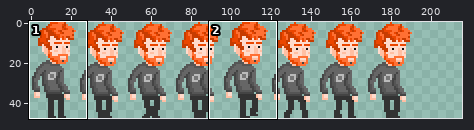
Edited in one commit: sprite sheet (pfp-game/platforms/browser/www/img/level-0-character-walk.png). Above, an overview of the earlier version with the close-up marked.
Close-up. First the earlier version:
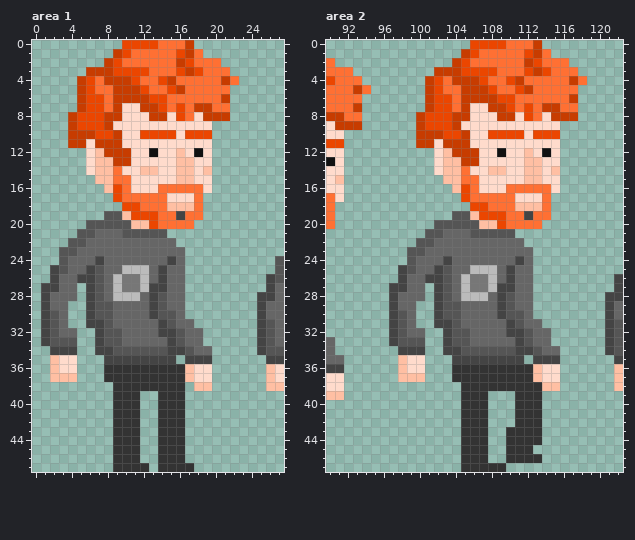
The file is 192x48 pixels. Shown: area 1: x 0..27, y 0..47; area 2: x 90..122, y 0..47. The old version is drawn lined up with the new one, on the new canvas. The commit also changed other parts of the picture, which this record leaves out.
After:
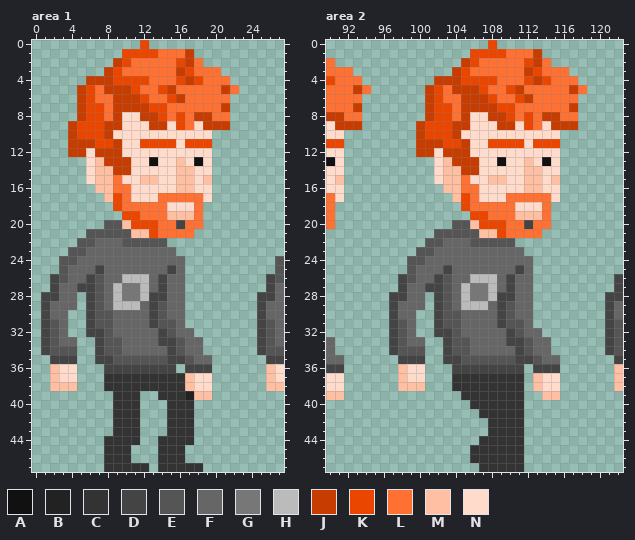
Palette (. is transparent): A #111111  B #222222  C #333333  D #444444  E #555555  F #666666  G #777777  H #bbbbbb  J #c73c00  K #eb4600  L #ff7033  M #ffbfa3  N #ffdbcc
From old to new:
canvas 192x48 -> 216x48
Changed rows in their new state; - is an unchanged pixel.
Area 1:
first column x 1:
 0 ---------..-.....-----
 1 --------.-KKK--L-.----
 2 -------.JK-----KJ-..--
 3 -----..--LLL---JKL--.-
 4 ----.JJ-KK-K-LLKJK--L.
 5 -------J--KL-KJL----JL
 6 ------L----KLLKJ----L-
 7 ---------JJ-K--L-LL-J-
 8 ---.J--L---J-KL--J-LL-
 9 --------J---JJ-KL-JJJ-
10 ----KK-JN--NNNN-NNN---
11 -----JKK---KKKK-KKK---
12 ---JJ-J--N--N--N-N----
13 -------J----A---NA----
14 --------JJ-NN-----N---
15 -----N---N-MM-----M---
16 ------M-L----NNMMN----
17 -------M--NNN-LLL-N---
18 --------KLL---NNN-----
19 -------..K-LL-MMM-----
20 -----..--MKK---D-L----
21 ----.-EEE-MMKLLLL-----
22 ---.-E---EEEEE.-------
23 --.-E----------.------
24 ---E--F-------F-------
25 -.---FD--FFF-FD-------
26 --E-F---FHH-----------
27 .---D-------F---------
28 -D-------GGH-D--------
29 ---F---FHHH-----------
30 -F------------F-------
31 ------E-----DE--.-----
32 ---.-D--F-----EF-.----
33 --FF---------D--------
34 DEEE---E-FFFFF-EF-.---
35 -DDD--D-EEEEEE-DEFF---
36 -------DDDDDDDD.DDD---
37 --NN------------------
38 -MMM---C--------MNN---
39 ----------------BMM---
40 -------------.--C-----
41 -------------.--C-----
42 -------------.--C-----
43 -------------.--C-----
44 -------C--------C-----
45 -------C--.-----------
46 -------C--.-----------
47 -------C---------C----
Area 2:
first column x 97:
 0 ---------..-.....-----
 1 --------.-KKK--L-.----
 2 -------.JK-----KJ-..--
 3 -----..--LLL---JKL--.-
 4 ----.JJ-KK-K-LLKJK--L.
 5 -------J--KL-KJL----JL
 6 ------L----KLLKJ----L-
 7 ---------JJ-K--L-LL-J-
 8 ---.J--L---J-KL--J-LL-
 9 --------J---JJ-KL-JJJ-
10 ----KK-JN--NNNN-NNN---
11 -----JKK---KKKK-KKK---
12 ---JJ-J--N--N--N-N----
13 -------J----A---NA----
14 --------JJ-NN-----N---
15 -----N---N-MM-----M---
16 ------M-L----NNMMN----
17 -------M--NNN-LLL-N---
18 --------KLL---NNN-----
19 -------..K-LL-MMM-----
20 -----..--MKK---D-L----
21 ----.-EEE-MMKLLLL-----
22 ---.-E---EEEEE.-------
23 --.-E----------.------
24 ---E--F-------F-------
25 -.---FD--FFF-FD-------
26 --E-F---FHH-----------
27 .---D-------F---------
28 -D-------GGH-D--------
29 ---F---FHHH-----------
30 -F------------F-------
31 ------E-----DE--.-----
32 ---.-D--F-----EF-.----
33 --FF---------D--------
34 DEEE---E-FFFFF-EF-.---
35 -DDD--D-EEEEEE-DEFF---
36 -------DDDDDDDD.DDD---
37 --NN-----------.------
38 -MMM---C-------.MNN---
39 -----------CCC-..MM---
40 --------.--CCC-..-----
41 --------..-CCC-..-----
42 --------...CCC-..-----
43 --------...CC--..-----
44 --------..-CC--..-----
45 --------.--CC--.------
46 --------.--CC--..-----
47 --------..---CC-------
